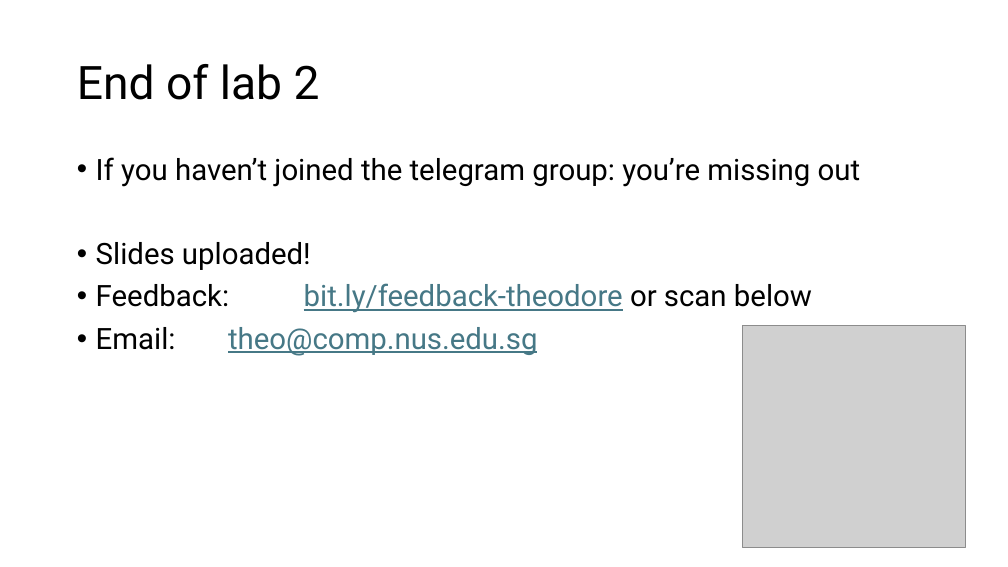
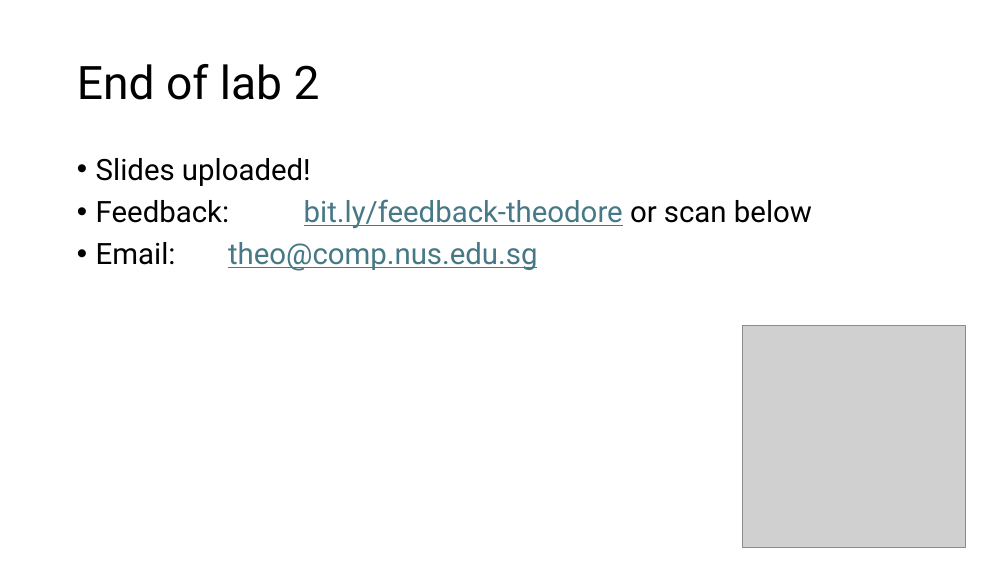
Before and after one commit to theodoreleebrant/TA-2425S1, a slide deck: slide 41 of CS3210/CS3210-TL3 (Lab 2).pptx. Drawn at 1008x567 pixels with LibreOffice and Linux fonts; fonts in the diff are those of the drawing; grey boxes stand for pictures. Boxes give left, top, right and bottom in pixels: in the first picture for what was removed or moved away, otherwise in the second. Text is boxed around its words. In the diff, an @@ line names an element or a change of style, - is before the commit and + after.

```diff
--- a/CS3210/CS3210-TL3 (Lab 2).pptx
+++ b/CS3210/CS3210-TL3 (Lab 2).pptx
@@ text at [96,157,861,187]: paragraph removed @@
-• If you haven’t joined the telegram group: you’re missing out
```
Also in this commit, not shown: 7 other slides changed, 1 slide added, 1 slide removed.
